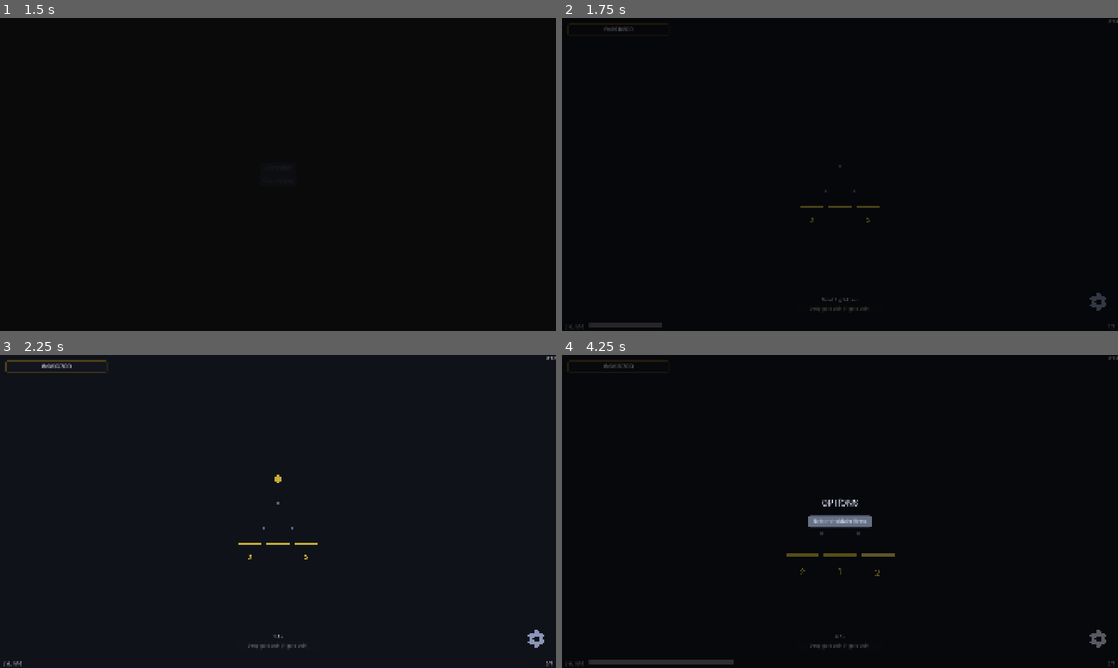
Above: before the commit, frames 1-4 (two rows, left to right).
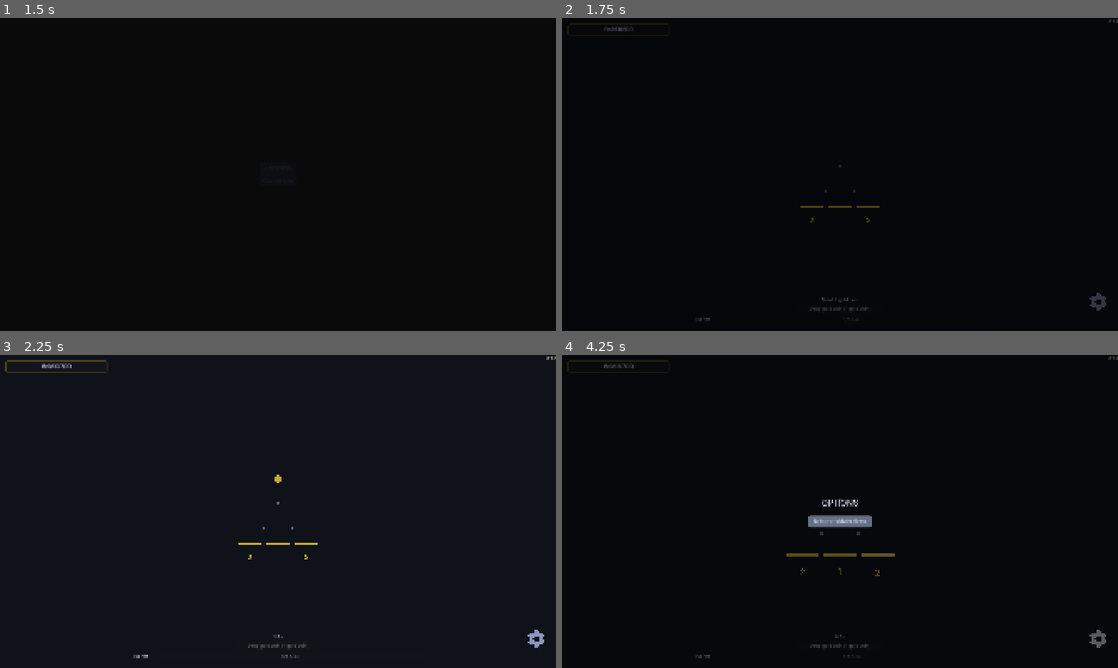
Above: after the commit, the same moments.

Repository: kjbrown-sandbox/pleenko
Game: Godot game, scene res://entities/main_menu/main_menu.tscn
Same seed, same stepped clock (60 frames per second), same inputs: the game is played once before the commit and once after it.
Inputs (mouse positions are in pixels of both pictures, inside the frame that each line leads up to):
- Up to frame 1 (1.5 s): click "Campaign" at 0.5 s; click "Campaign" at 1.25 s
- Up to frame 2 (1.75 s): no input
- Up to frame 3 (2.25 s): tap Enter at 2 s; move the mouse to (400, 495) at 2.02 s; hold Right (board_right) from 2.03 s (still down); hold Space (drop_coin) from 2.03 s (still down); click (400, 495) at 2.17 s
- Up to frame 4 (4.25 s): tap R (reset_game) at 2.75 s; move the mouse to (728, 527) at 2.77 s; release Right (board_right) at 2.78 s; release Space (drop_coin) at 2.78 s; hold Left (board_left) 2.78-3.5 s; tap Space (drop_coin) at 2.85 s; click (1095, 639) at 3.5 s

Frame 1 is identical in both runs. In frame 2, 0.2% of the frame differs, in the area x 1-100%, y 95-99%; in frame 3, less than 0.1%; in frame 4, 0.5%, in the area x 0-100%, y 95-100%.

Commit message:
Refactor to use enums currency name, add progress section scene

Diff:
--- /dev/null
+++ b/entities/level_section/level_section.gd
@@ -0,0 +1,74 @@
+extends Control
+
+@onready var progress_bar: HBoxContainer = $HBoxContainer/ProgressBar
+@onready var level_label: Label = $HBoxContainer/LevelLabel
+
+var max_value: int = 0
+var value: int = 0
+
+# func update_text(new_text: String) -> void:
+# 	main_button.text = new_text
+# 	if _base_label:
+# 		_base_label.text = new_text
+# 	if _fill_label:
+# 		_fill_label.text = new_text
+
+
+# func set_fill(percent: float) -> void:
+# 	if not _fill_clip:
+# 		return
+# 	percent = clampf(percent, 0.0, 1.0)
+# 	_fill_clip.anchor_right = percent
+# 	var fill_inset: float = ThemeProvider.theme.button_border_width - 0.5
+# 	_fill_clip.offset_right = -fill_inset if percent > 0.99 else 0.0
+
+
+# func set_main_disabled(is_disabled: bool) -> void:
+# 	main_button.disabled = is_disabled
+
+
+# func apply_fill_colors(is_disabled: bool, at_max: bool = false) -> void:
+# 	if not _fill_rect:
+# 		return
+# 	var t: VisualTheme = ThemeProvider.theme
+# 	var text_color: Color
+# 	if is_disabled or at_max:
+# 		text_color = t._resolve(VisualTheme.Palette.BG_5)
+# 		_fill_rect.color = _disabled_color
+# 	else:
+# 		text_color = t.normal_text_color
+# 		_fill_rect.color = _fill_color
+# 	_base_label.add_theme_color_override("font_color", text_color)
+# 	_fill_label.add_theme_color_override("font_color", text_color)
+
+func _ready() -> void:
+	progress_bar.set_main_disabled(true)
+
+	LevelManager.level_changed.connect(_on_level_changed)
+	CurrencyManager.currency_changed.connect(_on_currency_changed)
+
+	_update_display()
+
+
+func _on_level_changed(_new_level: int) -> void:
+	_update_display()
+
+
+func _on_currency_changed(_type: Enums.CurrencyType, _new_balance: int, _cap: int) -> void:
+	_update_display()
+
+func _update_display() -> void:
+	var total := LevelManager.get_total_levels()
+	level_label.text = "LVL %d/%d" % [LevelManager.current_level + 1, total + 1]
+
+	var threshold: int = LevelManager.get_next_threshold()
+	if threshold <= 0:
+		progress_bar.set_fill(1.0)
+		progress_bar.update_text("MAX")
+	else:
+		var currency := LevelManager.get_active_currency()
+		var balance := CurrencyManager.get_balance(currency)
+		max_value = threshold
+		value = mini(balance, threshold)
+		progress_bar.set_fill(float(value) / float(threshold))
+		progress_bar.update_text("%d/%d %s" % [balance, threshold, Enums.currency_name(currency)])
--- /dev/null
+++ b/entities/level_section/level_section.tscn
@@ -0,0 +1,38 @@
+[gd_scene format=3 uid="uid://cmlfyxevj4i6g"]
+
+[ext_resource type="Script" uid="uid://dlbx71vkkmqf7" path="res://entities/level_section/level_section.gd" id="1_6pg8t"]
+[ext_resource type="PackedScene" uid="uid://b6gbfhxvkrhth" path="res://entities/fill_bar/fill_bar.tscn" id="1_fe074"]
+[ext_resource type="FontFile" uid="uid://cl236vky1owx" path="res://style_lab/VendSans-Regular.ttf" id="1_nl6kw"]
+
+[node name="LevelSection" type="Control" unique_id=261552603]
+layout_mode = 3
+anchors_preset = 7
+anchor_left = 0.5
+anchor_top = 1.0
+anchor_right = 0.5
+anchor_bottom = 1.0
+grow_horizontal = 2
+grow_vertical = 0
+script = ExtResource("1_6pg8t")
+
+[node name="HBoxContainer" type="HBoxContainer" parent="." unique_id=1358289427]
+custom_minimum_size = Vector2(1000, 0)
+layout_mode = 1
+anchors_preset = 14
+anchor_top = 0.5
+anchor_right = 1.0
+anchor_bottom = 0.5
+offset_top = -16.5
+offset_bottom = 16.5
+grow_horizontal = 2
+grow_vertical = 2
+
+[node name="LevelLabel" type="Label" parent="HBoxContainer" unique_id=298306794]
+custom_minimum_size = Vector2(80, 0)
+layout_mode = 2
+theme_override_fonts/font = ExtResource("1_nl6kw")
+text = "LVL 3/30"
+
+[node name="ProgressBar" parent="HBoxContainer" unique_id=1268010706 instance=ExtResource("1_fe074")]
+layout_mode = 2
+alignment = 1
--- a/entities/main/coin_values.gd
+++ b/entities/main/coin_values.gd
@@ -112,7 +112,7 @@
 
 
 func _get_currency_name(type: int) -> String:
-	return Enums.CurrencyType.keys()[type].to_lower().replace("_", " ").replace(" coin", "").capitalize()
+	return Enums.currency_name(type)
 
 
 func _on_cap_hover(type: Enums.CurrencyType) -> void:
--- a/entities/main/main.tscn
+++ b/entities/main/main.tscn
@@ -3,8 +3,8 @@
 [ext_resource type="Script" uid="uid://der5dhn1xrahx" path="res://entities/main/main.gd" id="1_j5li3"]
 [ext_resource type="Script" uid="uid://c6xaea0tfy1nk" path="res://entities/board_manager/board_manager.gd" id="2_brdmgr"]
 [ext_resource type="Script" uid="uid://dqvg32rprv776" path="res://entities/main/coin_values.gd" id="2_dn64k"]
+[ext_resource type="PackedScene" uid="uid://cmlfyxevj4i6g" path="res://entities/level_section/level_section.tscn" id="3_kg4ji"]
 [ext_resource type="PackedScene" path="res://entities/level_up_dialog/level_up_dialog.tscn" id="3_levelup"]
-[ext_resource type="Script" uid="uid://bv8jn2v2y6dbj" path="res://entities/level_progress_bar/level_progress_bar.gd" id="4_lvlbar"]
 [ext_resource type="PackedScene" path="res://entities/prestige_dialog/prestige_dialog.tscn" id="5_prestige"]
 [ext_resource type="Script" uid="uid://byxgr86jpb1oy" path="res://entities/main/challenge_hud.gd" id="6_chalhud"]
 [ext_resource type="PackedScene" uid="uid://bnr48yvvij4ge" path="res://entities/icon/icon.tscn" id="6_kg4ji"]
@@ -24,6 +24,10 @@
 transform = Transform3D(1, 0, 0, 0, 1, 0, 0, 0, 1, 0, 7.85613, 3.95506)
 
 [node name="CanvasLayer" type="CanvasLayer" parent="." unique_id=83467021]
+
+[node name="LevelSection" parent="CanvasLayer" unique_id=525858184 instance=ExtResource("3_kg4ji")]
+offset_top = -39.0
+offset_bottom = -39.0
 
 [node name="CoinValues" type="VBoxContainer" parent="CanvasLayer" unique_id=1316177757]
 offset_left = 20.0
@@ -56,9 +60,6 @@
 layout_mode = 2
 theme_override_font_sizes/font_size = 24
 
-[node name="LevelProgressBar" type="HBoxContainer" parent="CanvasLayer" unique_id=304912546]
-script = ExtResource("4_lvlbar")
-
 [node name="GameTimer" type="Label" parent="CanvasLayer" unique_id=263736503]
 anchors_preset = 1
 anchor_left = 1.0
--- a/entities/upgrade_row/upgrade_row.gd
+++ b/entities/upgrade_row/upgrade_row.gd
@@ -110,7 +110,7 @@
 	hover_info_changed.emit("")
 
 func _get_currency_name(currency_type: int) -> String:
-	return Enums.CurrencyType.keys()[currency_type].to_lower().replace("_", " ").replace(" coin", "")
+	return Enums.currency_name(currency_type, false)
 
 func _get_purchase_hover_text() -> String:
 	var state: UpgradeManager.UpgradeState = UpgradeManager.get_state(_board_type, _upgrade_type)
--- a/scripts/enums.gd
+++ b/scripts/enums.gd
@@ -1,32 +1,37 @@
 class_name Enums
 
 enum BoardType {
-   GOLD,
-   ORANGE,
-   RED
+	GOLD,
+	ORANGE,
+	RED
 }
 
 enum CurrencyType {
-   GOLD_COIN,
-   RAW_ORANGE,
-   ORANGE_COIN,
-   RAW_RED,
-   RED_COIN
+	GOLD_COIN,
+	RAW_ORANGE,
+	ORANGE_COIN,
+	RAW_RED,
+	RED_COIN
 }
 
 enum UpgradeType {
-   ADD_ROW,
-   BUCKET_VALUE,
-   DROP_RATE,
-   QUEUE,
-   AUTODROPPER,
+	ADD_ROW,
+	BUCKET_VALUE,
+	DROP_RATE,
+	QUEUE,
+	AUTODROPPER,
 }
 
 static func currency_for_board(board_type: BoardType) -> CurrencyType:
-   return TierRegistry.primary_currency(board_type)
+	return TierRegistry.primary_currency(board_type)
 
 
 ## Returns the currency used to raise caps on a board's upgrades.
 ## Returns -1 if no cap-raise currency exists (last tier).
 static func cap_raise_currency_for_board(board_type: BoardType) -> CurrencyType:
-   return TierRegistry.cap_raise_currency(board_type)
+	return TierRegistry.cap_raise_currency(board_type)
+
+
+static func currency_name(type: CurrencyType, capital: bool = true) -> String:
+	var name: String = CurrencyType.keys()[type].to_lower().replace("_", " ").replace(" coin", "")
+	return name.capitalize() if capital else name
Not shown, added: entities/level_section/level_section.gd.uid
